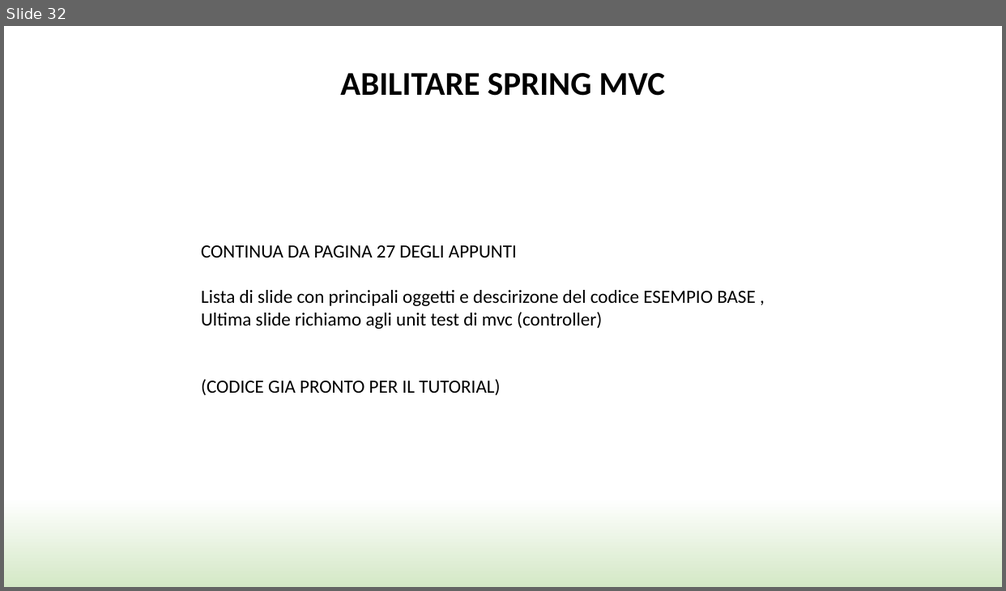
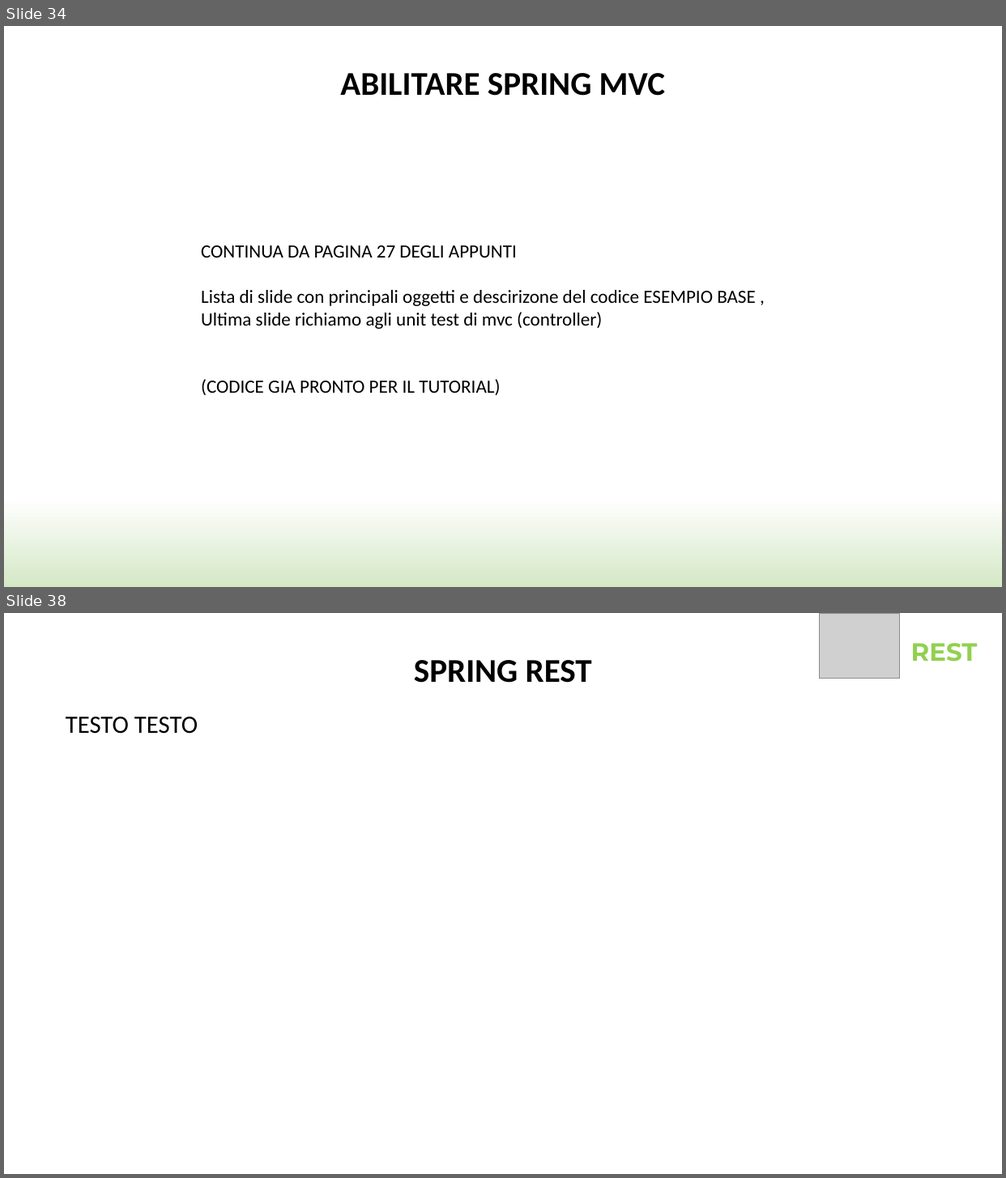
Before and after one commit to SimoneCas/java, a slide deck: SpringSample/Spring.pptx. Shown one above the other, each under a label of ours: slide 32 before the commit, slides 34 and 38 after it; the slides between them are not shown. The pictures are 1006x591 and 1006x1178 pixels, drawn with LibreOffice and Linux fonts; fonts in the diff are those of the drawing; grey boxes stand for pictures; background and template pictures are left out. Boxes give left, top, right and bottom in pixels: in the first picture for what was removed or moved away, otherwise in the second. Text is boxed around its words. In the diff, an @@ line names an element or a change of style, - is before the commit and + after.

```diff
--- a/SpringSample/Spring.pptx
+++ b/SpringSample/Spring.pptx
@@ slide 38 added at bbox=[4, 613, 1002, 1174], background #FFFFFF @@
@@ picture added at bbox=[819, 613, 899, 679] @@
@@ text added at bbox=[414, 660, 592, 683], 32 pt, text #000000, bold @@
+SPRING REST
@@ text added at bbox=[911, 643, 978, 662], 24 pt, text #92D050, bold @@
+REST
@@ text added at bbox=[66, 717, 198, 734], 24 pt, text #000000 @@
+TESTO TESTO
@@ what was slide 32 is now slide 34 @@
```
Also in this commit, not shown: 2 slides changed, 5 other slides added, 7 other files.
